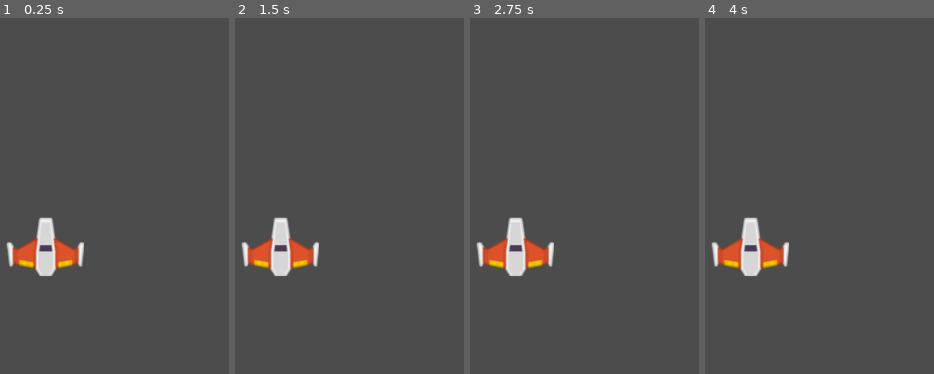
Above: before the commit, frames 1-4 (left to right).
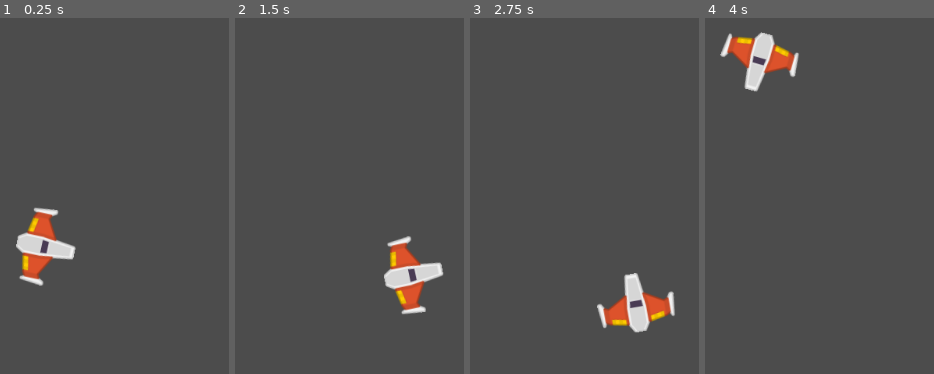
Above: after the commit, the same moments.

Repository: gmr1990/GODOT_CURSO_PIXEL_LAB_ETAPA3_Meteoritos
Game: Godot game, scene res://juego/Niveles/NivelTest.tscn
The game is run twice, just before and just after one commit, with the same random seed, the same clock (stepped at 60 frames per second) and the same inputs.
Inputs:
- Up to frame 1 (0.25 s): no input
- Up to frame 2 (1.5 s): hold W (mover_adelante, bound only after the commit) 0.53-1.28 s; hold A (rotar_antihorario, bound only after the commit) 0.53-1.28 s; tap D (rotar_horario, bound only after the commit) at 0.8, 1.35 s; hold S (mover_atras, bound only after the commit) from 1.28 s (still down)
- Up to frame 3 (2.75 s): tap A (rotar_antihorario, bound only after the commit) at 1.55 s; release S (mover_atras, bound only after the commit) at 2.03 s; hold W (mover_adelante, bound only after the commit) from 2.03 s (still down); hold A (rotar_antihorario, bound only after the commit) from 2.03 s (still down); tap D (rotar_horario, bound only after the commit) at 2.3 s
- Up to frame 4 (4 s): release A (rotar_antihorario, bound only after the commit) at 2.78 s; tap D (rotar_horario, bound only after the commit) at 2.85, 3.8 s; tap A (rotar_antihorario, bound only after the commit) at 3.05 s; release W (mover_adelante, bound only after the commit) at 3.53 s; hold S (mover_atras, bound only after the commit) from 3.53 s (still down); hold A (rotar_antihorario, bound only after the commit) from 3.53 s (still down)

The runs differ from the first frame. In frame 1, 3.6% of the frame differs, in the area x 2-37%, y 53-76%; in frame 2, 5.7%; in frame 3, 5.7%; in frame 4, 5.7%, in the area x 2-42%, y 3-73%.

Commit message:
AJUSTE FINO DE MOV PLAYER

Diff:
--- /dev/null
+++ b/juego/Naves/Player/Player.gd
@@ -0,0 +1,53 @@
+extends RigidBody2D
+
+class_name Player
+
+## Atributos Export
+export var potencia_motor:int = 10
+export var potencia_rotacion:int = 2
+
+
+## Atributos
+var empuje:Vector2 = Vector2.ZERO
+var dir_rotacion:int = 0
+
+## Metodos
+func _integrate_forces(state: Physics2DDirectBodyState) -> void:
+	apply_central_impulse(empuje.rotated(rotation))
+	apply_torque_impulse(dir_rotacion * potencia_rotacion)
+
+
+
+func _process(delta: float) -> void:
+	player_input()
+
+## Metodos Custom
+func player_input() -> void:
+	# Empuje
+	empuje = Vector2.ZERO
+	if Input.is_action_pressed("mover_adelante"):
+		empuje = Vector2(potencia_motor, 0)
+	elif Input.is_action_pressed("mover_atras"):
+		empuje = Vector2(-potencia_motor, 0)
+
+	if Input.is_action_pressed("rotar_antihorario"):
+		dir_rotacion -=1
+	elif Input.is_action_pressed("rotar_horario"):
+		dir_rotacion +=1
+
+
+
+
+# Declare member variables here. Examples:
+# var a = 2
+# var b = "text"
+
+
+# Called when the node enters the scene tree for the first time.
+func _ready():
+	pass # Replace with function body.
+
+
+# Called every frame. 'delta' is the elapsed time since the previous frame.
+#func _process(delta):
+#	pass
--- a/juego/Naves/Player/Player.tscn
+++ b/juego/Naves/Player/Player.tscn
@@ -1,15 +1,23 @@
-[gd_scene load_steps=3 format=2]
+[gd_scene load_steps=4 format=2]
 
 [ext_resource path="res://juego/Naves/Player/player_orange.png" type="Texture" id=1]
+
+[sub_resource type="PhysicsMaterial" id=2]
+friction = 0.0
 
 [sub_resource type="CircleShape2D" id=1]
 radius = 35.5992
 
 [node name="Player" type="RigidBody2D"]
+physics_material_override = SubResource( 2 )
+linear_damp = 1.0
+angular_velocity = 2.0
+angular_damp = 7.0
 
 [node name="Sprite" type="Sprite" parent="."]
+rotation = 1.5708
 texture = ExtResource( 1 )
 
 [node name="CollisionShape2D" type="CollisionShape2D" parent="."]
-position = Vector2( 2.3811, 2.77795 )
+position = Vector2( -0.986282, 1.65549 )
 shape = SubResource( 1 )
--- a/juego/Niveles/NivelTest.tscn
+++ b/juego/Niveles/NivelTest.tscn
@@ -1,6 +1,7 @@
-[gd_scene load_steps=2 format=2]
+[gd_scene load_steps=3 format=2]
 
 [ext_resource path="res://juego/Naves/Player/Player.tscn" type="PackedScene" id=1]
+[ext_resource path="res://juego/Naves/Player/Player.gd" type="Script" id=2]
 
 [node name="NivelTest" type="Node2D"]
 
@@ -8,3 +9,4 @@
 position = Vector2( 480.945, 293.814 )
 gravity_scale = 0.0
 can_sleep = false
+script = ExtResource( 2 )
--- a/project.godot
+++ b/project.godot
@@ -8,11 +8,52 @@
 
 config_version=4
 
+_global_script_classes=[ {
+"base": "RigidBody2D",
+"class": "Player",
+"language": "GDScript",
+"path": "res://juego/Naves/Player/Player.gd"
+} ]
+_global_script_class_icons={
+"Player": ""
+}
+
 [application]
 
 config/name="GODOT_CURSO_PIXEL_LAB_ETAPA3_Meteoritos"
 run/main_scene="res://juego/Niveles/NivelTest.tscn"
 config/icon="res://icon.png"
+
+[input]
+
+mover_adelante={
+"deadzone": 0.5,
+"events": [ Object(InputEventKey,"resource_local_to_scene":false,"resource_name":"","device":0,"alt":false,"shift":false,"control":false,"meta":false,"command":false,"pressed":false,"scancode":87,"unicode":0,"echo":false,"script":null)
+, Object(InputEventKey,"resource_local_to_scene":false,"resource_name":"","device":0,"alt":false,"shift":false,"control":false,"meta":false,"command":false,"pressed":false,"scancode":16777232,"unicode":0,"echo":false,"script":null)
+, Object(InputEventJoypadMotion,"resource_local_to_scene":false,"resource_name":"","device":-1,"axis":1,"axis_value":-1.0,"script":null)
+ ]
+}
+mover_atras={
+"deadzone": 0.5,
+"events": [ Object(InputEventKey,"resource_local_to_scene":false,"resource_name":"","device":0,"alt":false,"shift":false,"control":false,"meta":false,"command":false,"pressed":false,"scancode":83,"unicode":0,"echo":false,"script":null)
+, Object(InputEventKey,"resource_local_to_scene":false,"resource_name":"","device":0,"alt":false,"shift":false,"control":false,"meta":false,"command":false,"pressed":false,"scancode":16777234,"unicode":0,"echo":false,"script":null)
+, Object(InputEventJoypadMotion,"resource_local_to_scene":false,"resource_name":"","device":-1,"axis":1,"axis_value":1.0,"script":null)
+ ]
+}
+rotar_horario={
+"deadzone": 0.5,
+"events": [ Object(InputEventKey,"resource_local_to_scene":false,"resource_name":"","device":0,"alt":false,"shift":false,"control":false,"meta":false,"command":false,"pressed":false,"scancode":68,"unicode":0,"echo":false,"script":null)
+, Object(InputEventKey,"resource_local_to_scene":false,"resource_name":"","device":0,"alt":false,"shift":false,"control":false,"meta":false,"command":false,"pressed":false,"scancode":16777233,"unicode":0,"echo":false,"script":null)
+, Object(InputEventJoypadMotion,"resource_local_to_scene":false,"resource_name":"","device":-1,"axis":0,"axis_value":1.0,"script":null)
+ ]
+}
+rotar_antihorario={
+"deadzone": 0.5,
+"events": [ Object(InputEventKey,"resource_local_to_scene":false,"resource_name":"","device":0,"alt":false,"shift":false,"control":false,"meta":false,"command":false,"pressed":false,"scancode":65,"unicode":0,"echo":false,"script":null)
+, Object(InputEventKey,"resource_local_to_scene":false,"resource_name":"","device":0,"alt":false,"shift":false,"control":false,"meta":false,"command":false,"pressed":false,"scancode":16777231,"unicode":0,"echo":false,"script":null)
+, Object(InputEventJoypadMotion,"resource_local_to_scene":false,"resource_name":"","device":-1,"axis":0,"axis_value":-1.0,"script":null)
+ ]
+}
 
 [physics]
 
